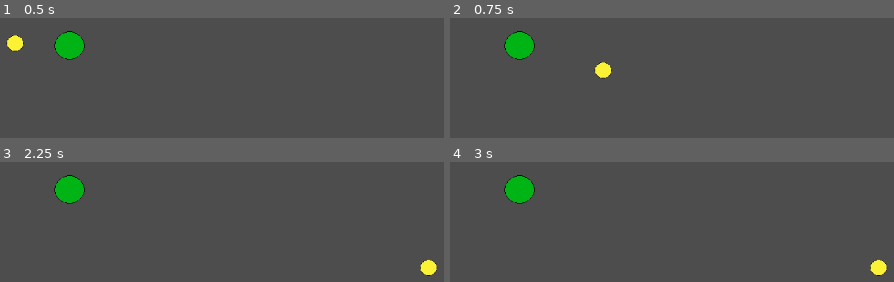
Above: before the commit, frames 1-4 (two rows, left to right).
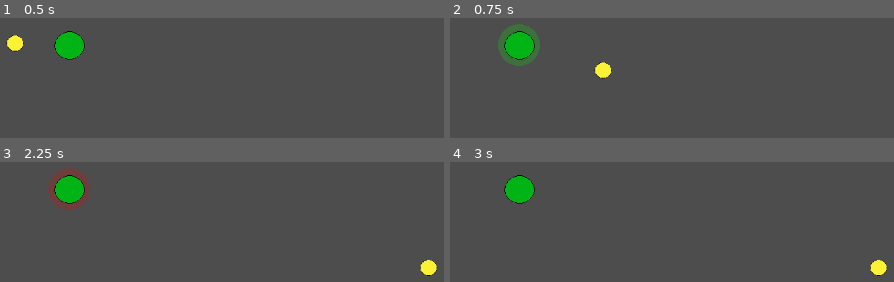
Above: after the commit, the same moments.

Repository: AndrewPecha/godot-experiments
Game: Godot game, scene res://DragSnap/test_arena_drag_snap.tscn
Two runs of this game, one before a commit and one after it. Both use one fixed random seed, a clock stepped at 60 frames per second and the inputs below. This scene is started directly instead of the project's main scene.
Inputs (mouse positions are in pixels of both pictures, inside the frame that each line leads up to):
- Up to frame 1 (0.5 s): no input
- Up to frame 2 (0.75 s): tap Enter at 0.5 s; drag from (463, 43) to (876, 123) at 0.52 s
- Up to frame 3 (2.25 s): tap Space at 1.25 s; drag from (outside the picture) to (71, 189) at 1.27 s; tap Enter at 2 s; move the mouse to (426, 267) at 2.02 s; press the mouse at (426, 267) at 2.03 s; hold D (right) from 2.03 s (still down); right-click (426, 267) at 2.1 s
- Up to frame 4 (3 s): release D (right) at 2.75 s; release the mouse at (876, 267) at 2.75 s; tap Space at 2.75 s; drag from (outside the picture) to (outside the picture) at 2.77 s

Frame 1 is identical in both runs. In frame 2, 1.3% of the frame differs, in the area x 10-21%, y 5-40%; in frame 3, 1.3%; in frame 4, nothing differs.

Commit message:
basic snap socket functioning

Diff:
--- a/DragSnap/snap.gd
+++ b/DragSnap/snap.gd
@@ -1,4 +1,7 @@
 extends CharacterBody2D
+class_name Snap
+signal snap_drag_started
+signal snap_drag_ended
 
 const SPEED = 300.0
 var is_dragging: bool
@@ -8,8 +11,9 @@
 	if Input.is_action_pressed("left_click") && is_dragging:
 		move_to_mouse()
 
-	elif !Input.is_action_pressed("left_click"):
+	elif !Input.is_action_pressed("left_click") && is_dragging:
 		is_dragging = false
+		snap_drag_ended.emit()
 
 func move_to_mouse():
 	global_position = get_global_mouse_position()
@@ -18,6 +22,7 @@
 func _on_input_event(viewport: Node, event: InputEvent, shape_idx: int) -> void:
 	if event.is_action_pressed("left_click") and mouse_hovering:
 		is_dragging = true
+		snap_drag_started.emit()
 
 
 func _on_mouse_entered() -> void:
--- a/DragSnap/snap_socket.gd
+++ b/DragSnap/snap_socket.gd
@@ -9,3 +9,13 @@
 # Called every frame. 'delta' is the elapsed time since the previous frame.
 func _process(delta: float) -> void:
 	pass
+
+
+func _on_snap_snap_drag_started() -> void:
+	$Perimeter.visible = true
+
+
+func _on_snap_snap_drag_ended() -> void:
+	$Perimeter.visible = false
+	if $Perimeter.snap != null:
+		$Perimeter.snap.global_position = $Perimeter.get_parent().global_position
--- /dev/null
+++ b/DragSnap/snap_socket_perimeter.gd
@@ -0,0 +1,28 @@
+extends Sprite2D
+var color = Color.RED
+var snap: Snap = null
+
+# Called when the node enters the scene tree for the first time.
+func _ready() -> void:
+	pass
+
+# Called every frame. 'delta' is the elapsed time since the previous frame.
+func _process(delta: float) -> void:
+	pass
+
+func _draw() -> void:
+	color.a = .2
+	var collision_shape = get_node("../CollisionShape2D")
+	var radius = ((collision_shape as CollisionShape2D).shape as CircleShape2D).radius
+	draw_circle(Vector2(0, 0), radius, color)
+
+func _on_snap_socket_body_shape_entered(body_rid: RID, body: Node2D, body_shape_index: int, local_shape_index: int) -> void:
+	color = Color.GREEN
+	snap = body
+	queue_redraw()
+
+
+func _on_snap_socket_body_shape_exited(body_rid: RID, body: Node2D, body_shape_index: int, local_shape_index: int) -> void:
+	color = Color.RED
+	snap = null
+	queue_redraw()
--- a/DragSnap/test_arena_drag_snap.tscn
+++ b/DragSnap/test_arena_drag_snap.tscn
@@ -1,11 +1,12 @@
-[gd_scene load_steps=6 format=3 uid="uid://bq0gllolh3vi5"]
+[gd_scene load_steps=7 format=3 uid="uid://bq0gllolh3vi5"]
 
 [ext_resource type="Script" path="res://DragSnap/snap_socket.gd" id="1_6l2uj"]
+[ext_resource type="Script" path="res://DragSnap/snap_socket_perimeter.gd" id="2_0v2xe"]
 [ext_resource type="Script" path="res://DragSnap/snap.gd" id="2_8sbkg"]
 [ext_resource type="Texture2D" uid="uid://cbc4uf3c4jjnf" path="res://Sprites/Projectile.png" id="3_omw6d"]
 
 [sub_resource type="CircleShape2D" id="CircleShape2D_kv16b"]
-radius = 22.0
+radius = 30.0666
 
 [sub_resource type="CircleShape2D" id="CircleShape2D_kw8xh"]
 radius = 12.0416
@@ -17,15 +18,19 @@
 script = ExtResource("1_6l2uj")
 metadata/_edit_group_ = true
 
+[node name="Perimeter" type="Sprite2D" parent="SnapSocket"]
+visible = false
+script = ExtResource("2_0v2xe")
+
+[node name="CollisionShape2D" type="CollisionShape2D" parent="SnapSocket"]
+position = Vector2(1, 1)
+shape = SubResource("CircleShape2D_kv16b")
+
 [node name="Sprite2D" type="Sprite2D" parent="SnapSocket"]
 modulate = Color(0, 0.745098, 0.392157, 1)
 texture_filter = 3
 scale = Vector2(0.78, 0.78)
 texture = ExtResource("3_omw6d")
-
-[node name="CollisionShape2D" type="CollisionShape2D" parent="SnapSocket"]
-position = Vector2(1, 1)
-shape = SubResource("CircleShape2D_kv16b")
 
 [node name="Snap" type="CharacterBody2D" parent="."]
 position = Vector2(95, 65)
@@ -41,6 +46,10 @@
 [node name="CollisionShape2D" type="CollisionShape2D" parent="Snap"]
 shape = SubResource("CircleShape2D_kw8xh")
 
+[connection signal="body_shape_entered" from="SnapSocket" to="SnapSocket/Perimeter" method="_on_snap_socket_body_shape_entered"]
+[connection signal="body_shape_exited" from="SnapSocket" to="SnapSocket/Perimeter" method="_on_snap_socket_body_shape_exited"]
 [connection signal="input_event" from="Snap" to="Snap" method="_on_input_event"]
 [connection signal="mouse_entered" from="Snap" to="Snap" method="_on_mouse_entered"]
 [connection signal="mouse_exited" from="Snap" to="Snap" method="_on_mouse_exited"]
+[connection signal="snap_drag_ended" from="Snap" to="SnapSocket" method="_on_snap_snap_drag_ended"]
+[connection signal="snap_drag_started" from="Snap" to="SnapSocket" method="_on_snap_snap_drag_started"]
Not shown, changed: DragSnap/DragSnapObjectives.md
